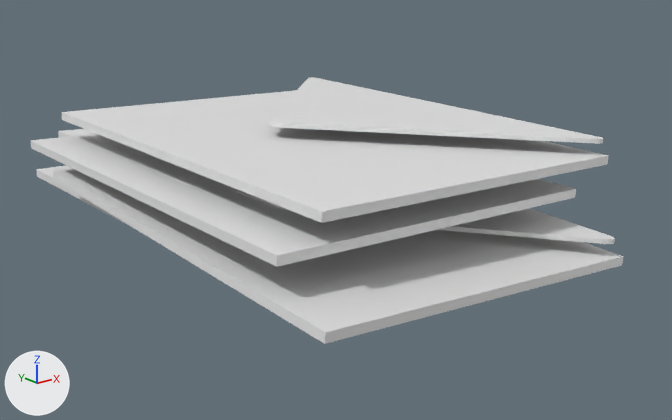
The glTF model public/models/letter.glb as it was, and as the next commit left it.
The view is the same before and after, from a camera (50 mm lens) standing at (-0.658, -0.902, 0.262) and looking at (0.022, -0.052, -0.078). Every picture has the same lights, and +X, +Y and +Z are marked at lower left. Where no turn or scale is listed for an object, it has been applied to the vertices.
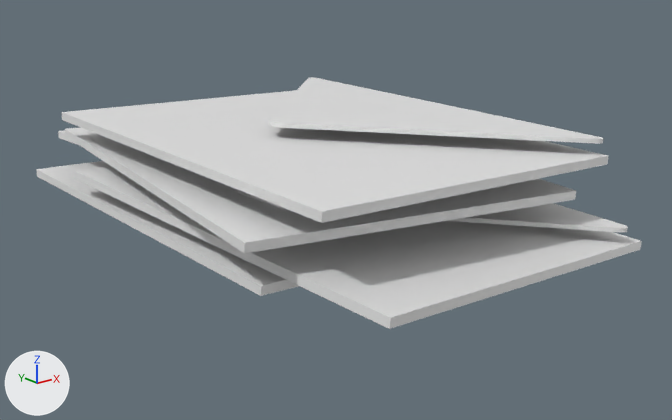
The edits, one by one:
Object 'Plane.004' (ob_plane_004) moves from (-0.04, 0.97, -0.013) to (0.11, 0.98, -0.013).
Object 'Plane.004' (ob_plane_004) turns from (0, 2, 0) to (0, 2, -7) degrees about x, y and z.
Object 'Plane.003' (ob_plane_003) moves from (-0.04, 0.9, -0.02) to (-0.07, 0.9, -0.02).
Object 'Plane.003' (ob_plane_003) turns from (2, 4, 0) to (2, 4, 4) degrees about x, y and z.
Object 'top.002' (ob_top_002) moves from (-0.12, -0.1, -0.044) to (-0.09, -0.1, -0.044).
Object 'top.002' (ob_top_002) turns from (-2, -178, 0) to (-2, -178, 3) degrees about x, y and z.

Changed parts and their boxes [x1, y1, x2, y2] in the pictures (672 x 420 px):
'Plane.003', moved, turned: before [53, 169, 623, 344]; after [74, 166, 642, 329]
'Plane.004', moved, turned: before [31, 133, 576, 267]; after [65, 127, 576, 253]
'top.002', moved, turned: before [437, 208, 615, 244]; after [447, 203, 628, 232]
'Plane.002', unchanged, uncovered by the edit: before [37, 165, 133, 228]; after [37, 161, 299, 296]
